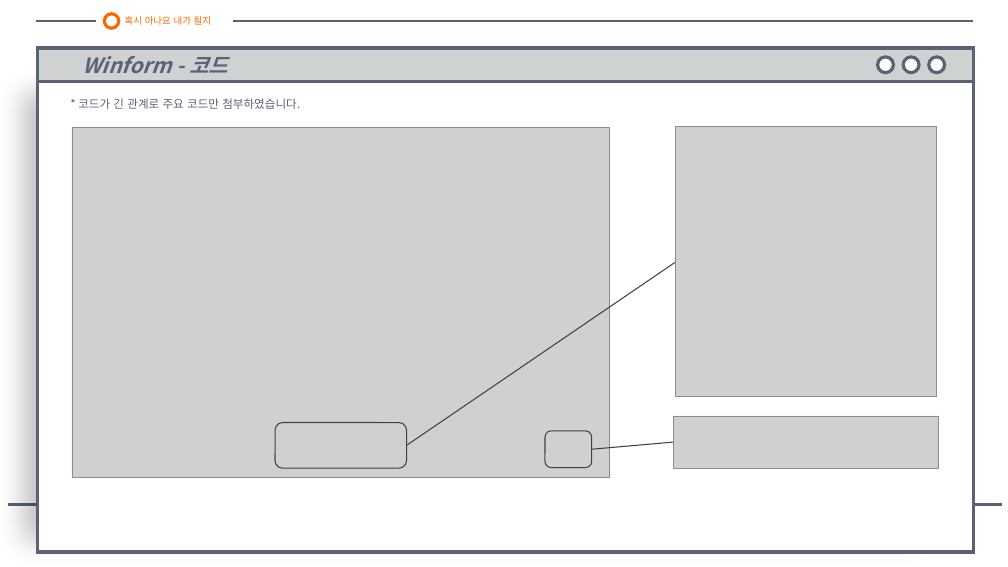
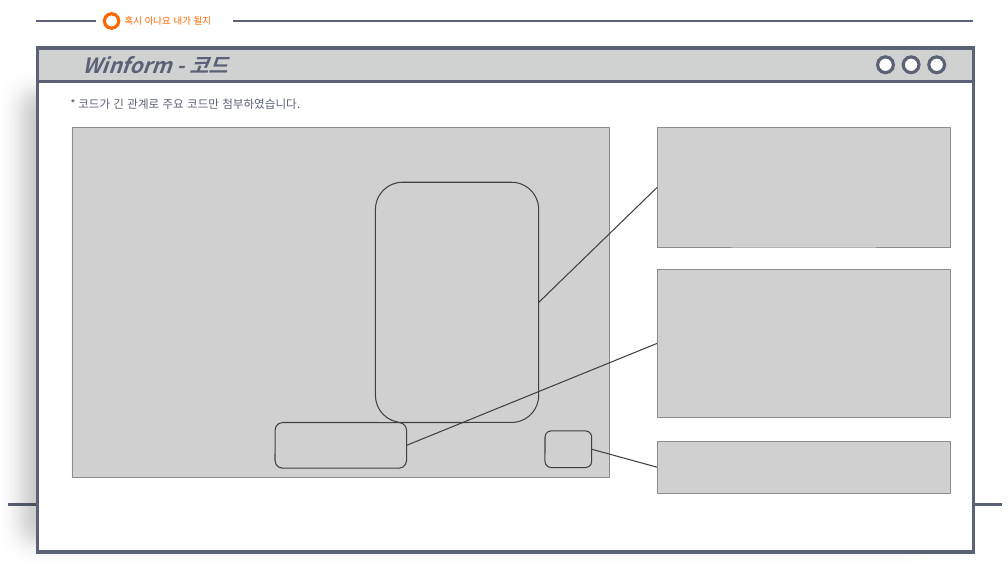
Before and after one commit to galaxy-light/201126-210604, a slide deck: slide 10 of 포트폴리오/로또 번호 추첨기/로또 번호 추첨기 - 양화영.pptx. Drawn at 1008x567 pixels with LibreOffice and Linux fonts; fonts in the diff are those of the drawing; grey boxes stand for pictures. Boxes give left, top, right and bottom in pixels: in the first picture for what was removed or moved away, otherwise in the second. Text is boxed around its words. In the diff, an @@ line names an element or a change of style, - is before the commit and + after.

```diff
--- a/포트폴리오/로또 번호 추첨기/로또 번호 추첨기 - 양화영.pptx
+++ b/포트폴리오/로또 번호 추첨기/로또 번호 추첨기 - 양화영.pptx
@@ picture added at box(657, 128, 951, 247) @@
@@ picture removed at box(676, 127, 937, 397) @@
@@ rounded rectangle added at box(376, 182, 539, 423), outline #404040 1 pt @@
@@ line added from (539, 302) to (657, 188), #404040 1 pt @@
@@ picture added at box(657, 269, 951, 417) @@
@@ line moved from (407, 445) - (676, 262) to (407, 445) - (657, 343) @@
@@ line moved from (592, 449) - (674, 442) to (592, 449) - (657, 467) @@
@@ picture: place and size @@
-picture at box(674, 416, 938, 468)
+picture at box(657, 441, 951, 493)
```
Also in this commit, not shown: 5 other slides changed, 3 other files.
